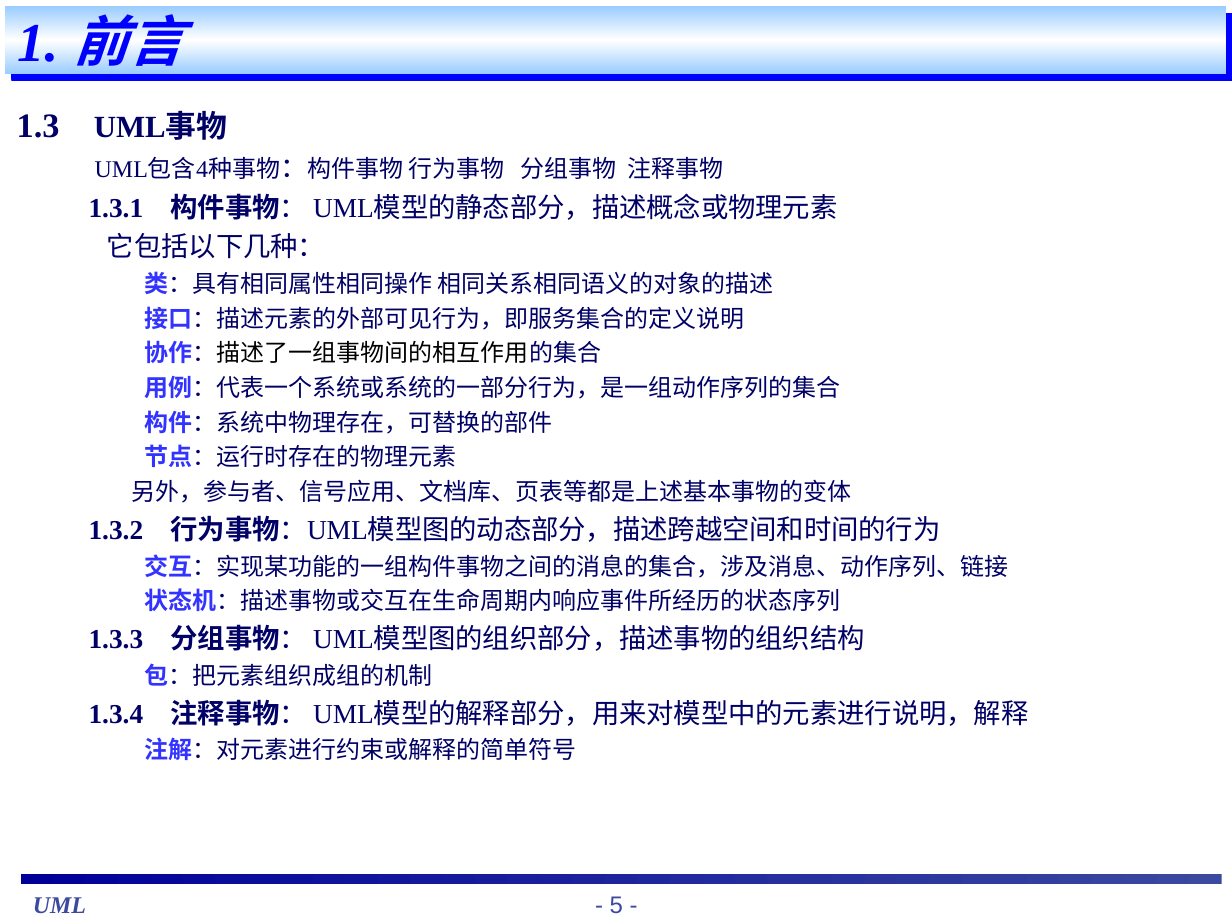
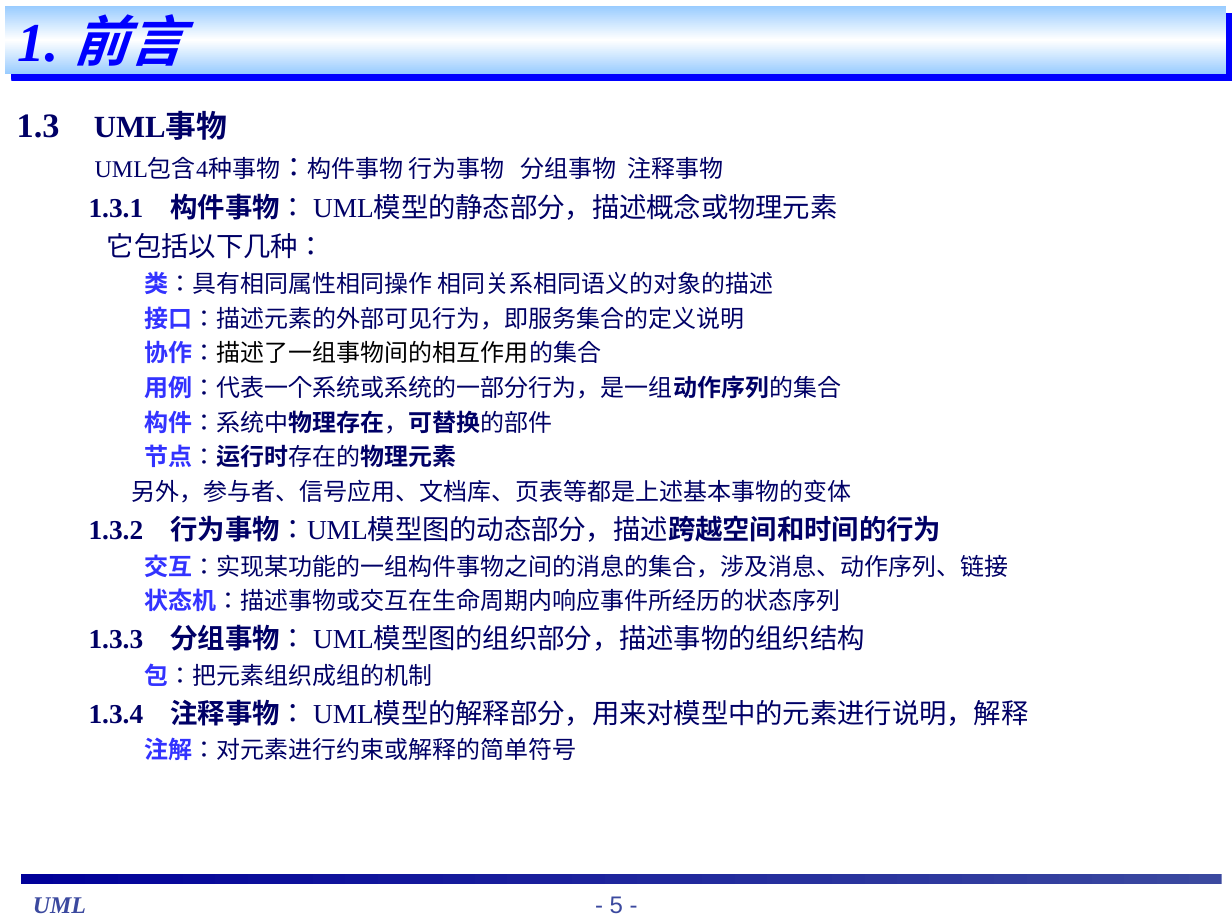
Before and after one commit to theSnowBoy/Tju_car_working, a slide deck: slide 5 of uml 学习/网上寻找课件/UML基础教程(内部使用教程).ppt. Drawn at 1232x924 pixels with LibreOffice and Linux fonts; fonts in the diff are those of the drawing. Boxes give left, top, right and bottom in pixels: in the first picture for what was removed or moved away, otherwise in the second. Text is boxed around its words. In the diff, an @@ line names an element or a change of style, - is before the commit and + after.

```diff
--- a/uml 学习/网上寻找课件/UML基础教程(内部使用教程).ppt
+++ b/uml 学习/网上寻找课件/UML基础教程(内部使用教程).ppt
@@ text at (89,375,941,542): bold on in "用例：代表一个系统或系统的一部分行为，是一组动作序列的集合", "构件：系统中物理存在，可替换的部件", "节点：运行时存在的物理元素", "行为事物：UML模型图的动态部分，描述跨越空间和时间的行为" @@
```
Also in this commit, not shown: 9 other slides changed, 2 other files.
